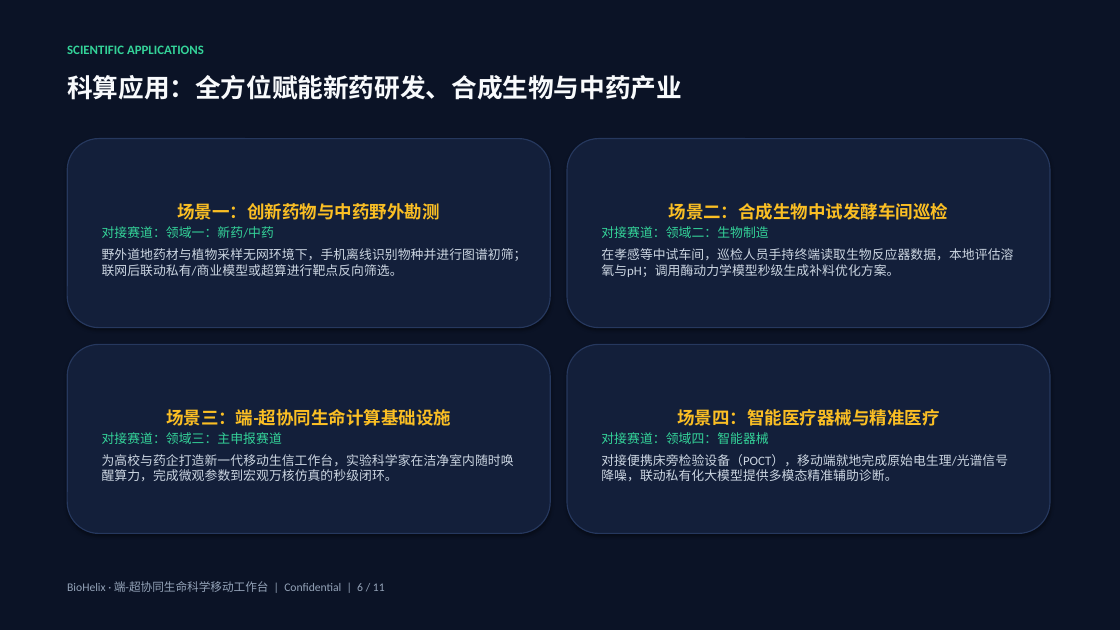
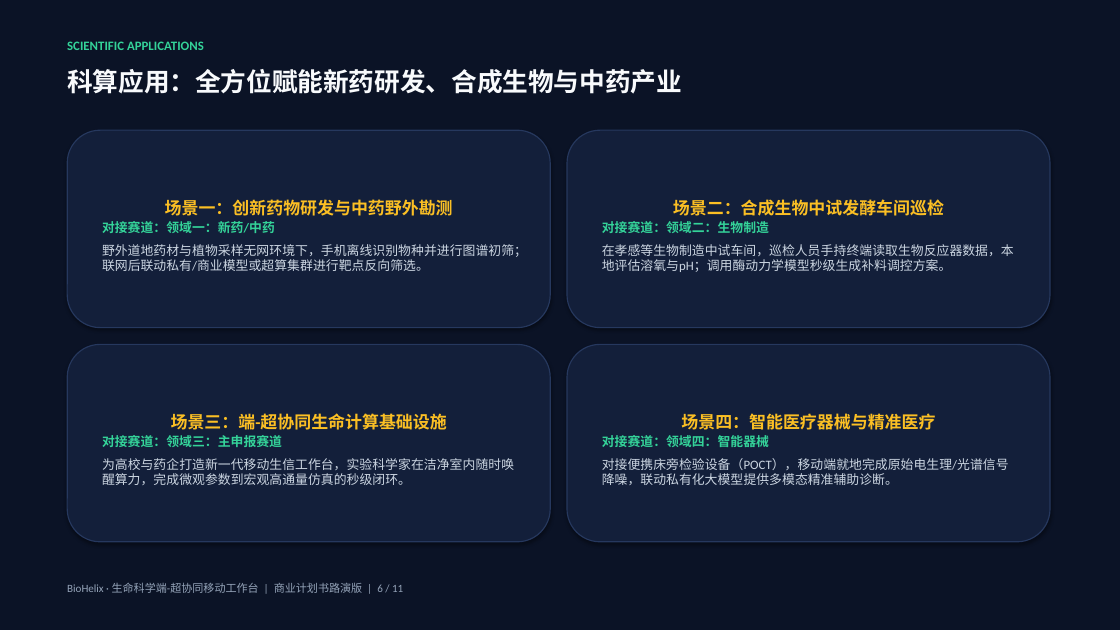
Before and after one commit to dollarser/helix-agent, a slide deck: slide 6 of docs/product/BioHelix_商业计划书_路演版.pptx. Drawn at 1120x630 pixels with LibreOffice and Linux fonts; fonts in the diff are those of the drawing. Boxes give left, top, right and bottom in pixels: in the first picture for what was removed or moved away, otherwise in the second. Text is boxed around its words. In the diff, an @@ line names an element or a change of style, - is before the commit and + after.

```diff
--- a/docs/product/BioHelix_商业计划书_路演版.pptx
+++ b/docs/product/BioHelix_商业计划书_路演版.pptx
@@ text "SCIENTIFIC APPLICATIONS": place and size @@
-text "SCIENTIFIC APPLICATIONS" at (67,45,204,54)
+text "SCIENTIFIC APPLICATIONS" at (67,41,204,50)
@@ text "科算应用：全方位赋能新药研发、合成生物与中药产业": place and size @@
-text "科算应用：全方位赋能新药研发、合成生物与中药产业" at (67,75,682,100)
+text "科算应用：全方位赋能新药研发、合成生物与中药产业" at (67,69,682,94)
@@ rounded rectangle "场景一：创新药物研发与中药野外勘测": place and size @@
-rounded rectangle "场景一：创新药物研发与中药野外勘测" at (67,139,550,328)
+rounded rectangle "场景一：创新药物研发与中药野外勘测" at (67,130,550,328)
@@ rounded rectangle "场景二：合成生物中试发酵车间巡检": place and size @@
-rounded rectangle "场景二：合成生物中试发酵车间巡检" at (567,139,1050,328)
+rounded rectangle "场景二：合成生物中试发酵车间巡检" at (567,130,1050,328)
@@ text in rounded rectangle at (165,199,453,216): text changed; size 15 to 14.5 pt @@
-场景一：创新药物与中药野外勘测
+场景一：创新药物研发与中药野外勘测
@@ text in rounded rectangle at (602,199,944,233): size 15 to 14.5 pt in "场景二：合成生物中试发酵车间巡检"; bold on in "对接赛道：领域二：生物制造" @@
@@ text in rounded rectangle at (102,221,275,233): bold on in "对接赛道：领域一：新药/中药" @@
@@ text in rounded rectangle at (102,244,527,271): text changed @@
-野外道地药材与植物采样无网环境下，手机离线识别物种并进行图谱初筛；联网后联动私有/商业模型或超算进行靶点反向筛选。
+野外道地药材与植物采样无网环境下，手机离线识别物种并进行图谱初筛；联网后联动私有/商业模型或超算集群进行靶点反向筛选。
@@ text in rounded rectangle at (602,244,1014,272): text changed @@
-在孝感等中试车间，巡检人员手持终端读取生物反应器数据，本地评估溶氧与pH；调用酶动力学模型秒级生成补料优化方案。
+在孝感等生物制造中试车间，巡检人员手持终端读取生物反应器数据，本地评估溶氧与pH；调用酶动力学模型秒级生成补料调控方案。
@@ rounded rectangle "场景三：端-超协同生命计算基础设施": place and size @@
-rounded rectangle "场景三：端-超协同生命计算基础设施" at (67,344,550,534)
+rounded rectangle "场景三：端-超协同生命计算基础设施" at (67,344,550,542)
@@ rounded rectangle "场景四：智能医疗器械与精准医疗": place and size @@
-rounded rectangle "场景四：智能医疗器械与精准医疗" at (567,344,1050,534)
+rounded rectangle "场景四：智能医疗器械与精准医疗" at (567,344,1050,542)
@@ text in rounded rectangle at (102,413,447,447): size 15 to 14.5 pt in "场景三：端-超协同生命计算基础设施"; bold on in "对接赛道：领域三：主申报赛道" @@
@@ text in rounded rectangle at (602,413,935,447): size 15 to 14.5 pt in "场景四：智能医疗器械与精准医疗"; bold on in "对接赛道：领域四：智能器械" @@
@@ text in rounded rectangle at (102,458,514,485): text changed @@
-为高校与药企打造新一代移动生信工作台，实验科学家在洁净室内随时唤醒算力，完成微观参数到宏观万核仿真的秒级闭环。
+为高校与药企打造新一代移动生信工作台，实验科学家在洁净室内随时唤醒算力，完成微观参数到宏观高通量仿真的秒级闭环。
@@ text at (67,583,403,593): text changed; size 10 to 9.5 pt @@
-BioHelix · 端-超协同生命科学移动工作台 | Confidential | 6 / 11
+BioHelix · 生命科学端-超协同移动工作台 | 商业计划书路演版 | 6 / 11
```
Also in this commit, not shown: 9 other slides changed, 3 other files.
